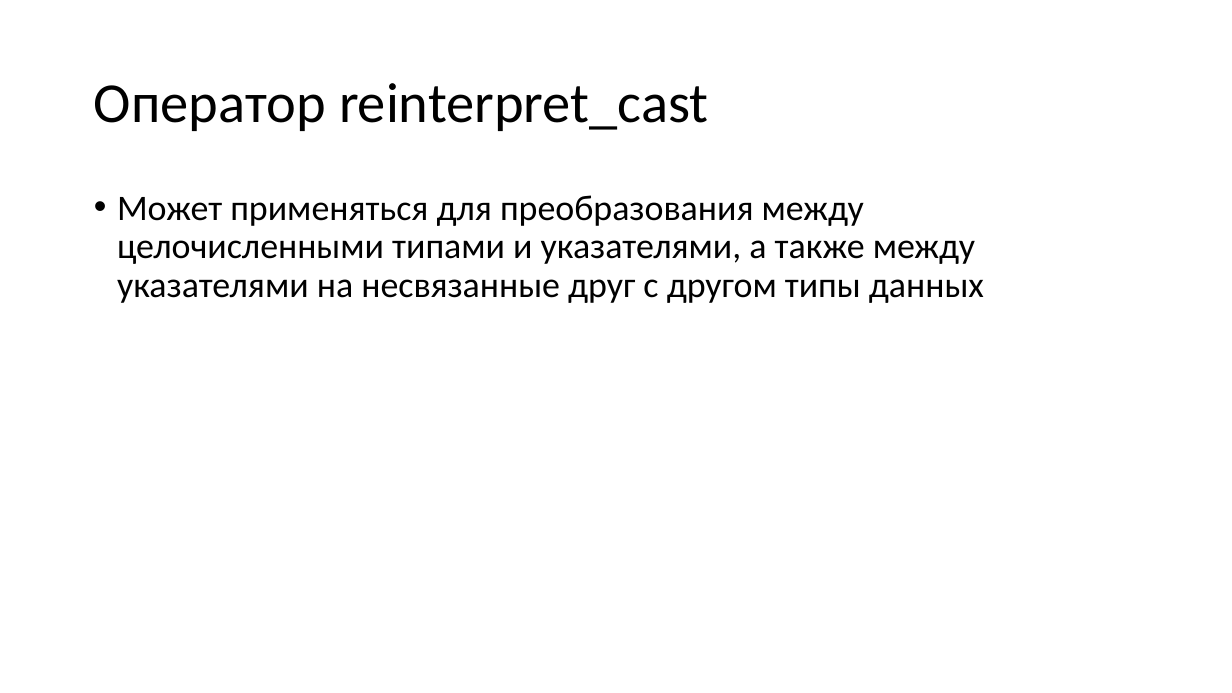
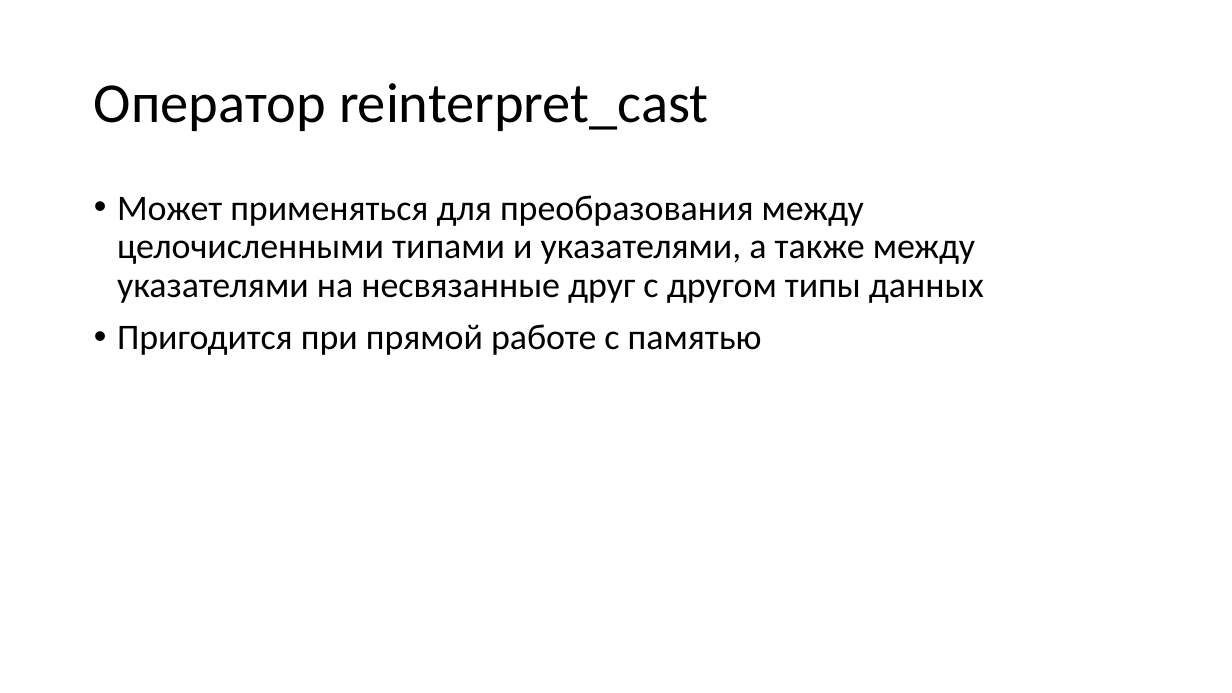
Before and after one commit to alexey-malov/oop, a slide deck: slide 65 of lectures/01/Синтаксис C++.pptx (slide 66 before the commit). Drawn at 1232x693 pixels with LibreOffice and Linux fonts; fonts in the diff are those of the drawing. Boxes give left, top, right and bottom in pixels: in the first picture for what was removed or moved away, otherwise in the second. Text is boxed around its words. In the diff, an @@ line names an element or a change of style, - is before the commit and + after.

```diff
--- a/lectures/01/Синтаксис C++.pptx
+++ b/lectures/01/Синтаксис C++.pptx
@@ text at (117,324,762,355): paragraph added @@
+• Пригодится при прямой работе с памятью
```
Also in this commit, not shown: 25 other slides changed, 12 slides added, 13 slides removed, 23 other files.
